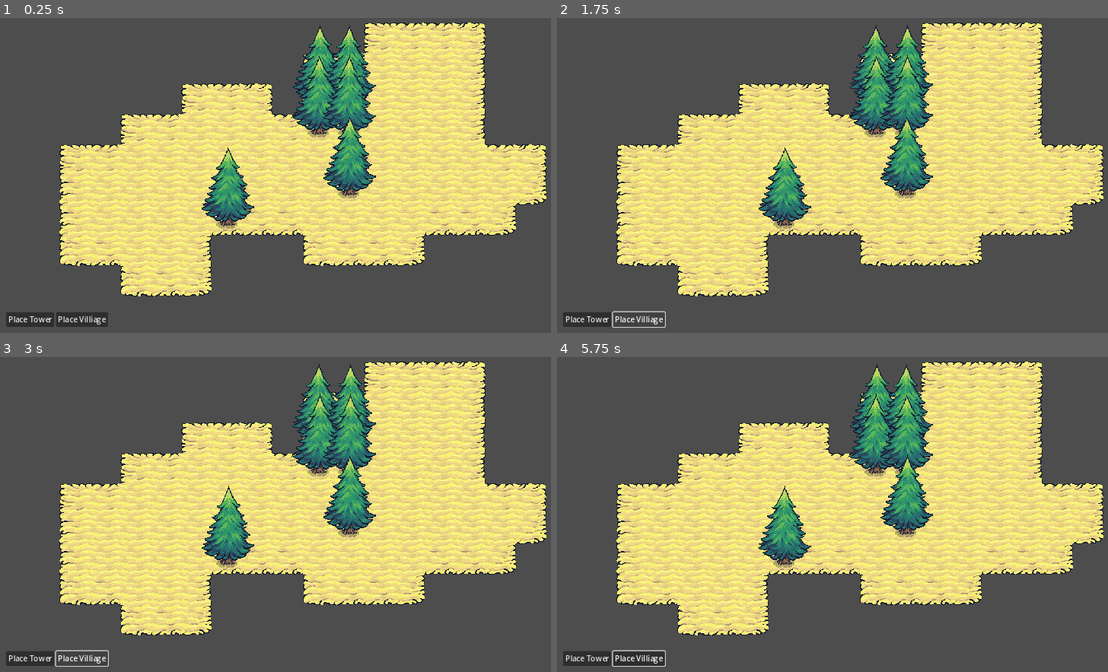
Above: before the commit, frames 1-4 (two rows, left to right).
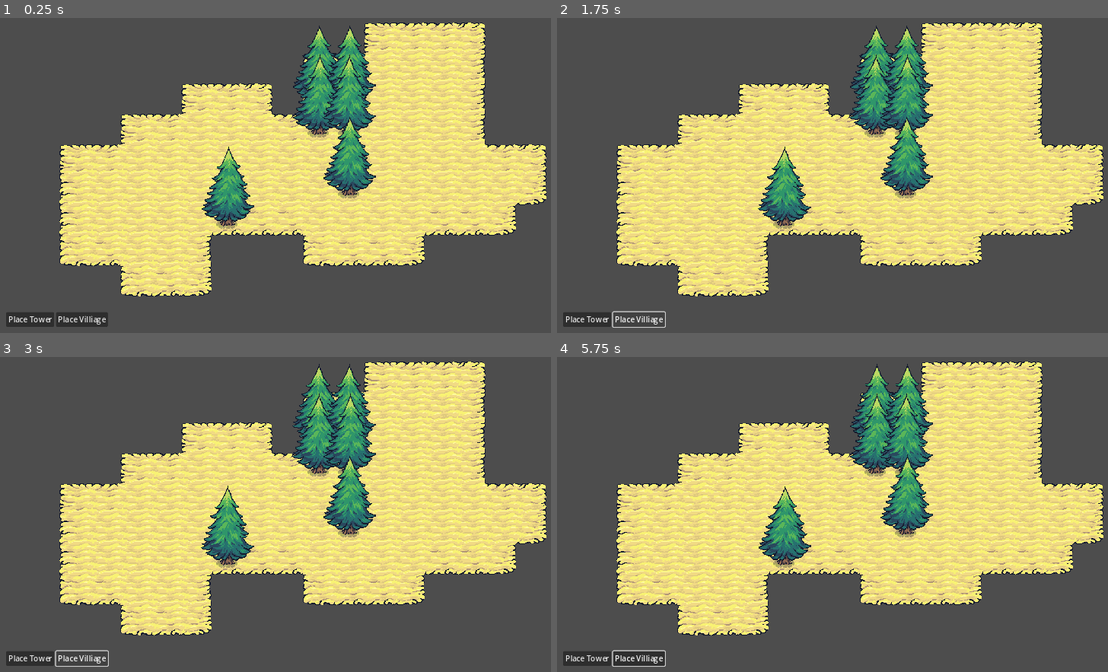
Above: after the commit, the same moments.

Repository: galaxy8691/learn_godot
Game: Godot game, scene res://scenes/main.tscn
Two runs of this game, one before a commit and one after it. Both use one fixed random seed, a clock stepped at 60 frames per second and the inputs below.
Inputs (mouse positions are in pixels of both pictures, inside the frame that each line leads up to):
- Up to frame 1 (0.25 s): no input
- Up to frame 2 (1.75 s): click "Place Tower" at 0.5 s; click "Place Villiage" at 1.25 s
- Up to frame 3 (3 s): click "Place Tower" at 2 s; click "Place Villiage" at 2.75 s
- Up to frame 4 (5.75 s): click "Place Tower" at 3.5 s; click "Place Villiage" at 4.25 s; move the mouse to (992, 486) at 5.02 s; press the mouse at (992, 486) at 5.03 s; right-click (992, 486) at 5.3 s

The runs differ from the first frame. In frame 1, 1.0% of the frame differs, in the area x 36-69%, y 2-65%; in frame 2, 1.2%; in frame 3, 1.3%; in frame 4, 1.5%.

Commit message:
can destroy building

Diff:
--- a/project.godot
+++ b/project.godot
@@ -38,6 +38,11 @@
 , Object(InputEventMouseButton,"resource_local_to_scene":false,"resource_name":"","device":-1,"window_id":0,"alt_presse …(244 unchanged characters)…
 ]
 }
+right_click={
+"deadzone": 0.5,
+"events": [Object(InputEventMouseButton,"resource_local_to_scene":false,"resource_name":"","device":-1,"window_id":0,"alt_pressed":false,"shift_pressed":false,"ctrl_pressed":false,"meta_pressed":false,"button_mask":0,"position":Vector2(0, 0),"global_position":Vector2(0, 0),"factor":1.0,"button_index":2,"canceled":false,"pressed":false,"double_click":false,"script":null)
+]
+}
 
 [rendering]
 
--- a/scenes/autoload/game_event.gd
+++ b/scenes/autoload/game_event.gd
@@ -1,7 +1,7 @@
 class_name GameEvent extends Node
 
 signal building_placed(building_compoent : BuildingComponent)
-
+signal building_destroyed(building_compoent : BuildingComponent)
 static var instance : GameEvent
 # Called when the node enters the scene tree for the first time.
 func _ready() -> void:
@@ -13,3 +13,6 @@
 
 static func emit_building_placed(building_component : BuildingComponent) -> void:
 	instance.building_placed.emit(building_component)
+
+static func emit_building_destroyed(building_component : BuildingComponent) -> void:
+	instance.building_destroyed.emit(building_component)
--- a/scenes/manager/building_manager.gd
+++ b/scenes/manager/building_manager.gd
@@ -59,16 +59,24 @@
 	resource_radius = builiding_component.resource_radius
 
 func _unhandled_input(event: InputEvent) -> void:
-	if cursor.visible && event.is_action_pressed("left_click") && hover_grid_position != Vector2i.MAX \
-	&& grid_manager.check_cell_is_in_buiding_area_and_not_occupied(hover_grid_position) && current_resource >= current_building_instance.get_node("BuildingComponent").resource_uasage:
-		current_resource -= current_building_instance.get_node("BuildingComponent").resource_uasage
-		place_building(current_building_instance)
-		current_resource += grid_manager.get_new_collected_resource_point()
-		current_building_instance = null
-		cursor.visible = false
-		current_state = State.Normal
-	if event.is_action_pressed("cancel"):
-		cancel_place_building()
+	if current_state == State.Building:
+		if event.is_action_pressed("left_click") && hover_grid_position != Vector2i.MAX \
+		&& grid_manager.check_cell_is_in_buiding_area_and_not_occupied(hover_grid_position) \
+		&& current_resource >= current_building_instance.get_node("BuildingComponent").resource_uasage:
+			current_resource -= current_building_instance.get_node("BuildingComponent").resource_uasage
+			place_building(current_building_instance)
+			current_resource += grid_manager.get_new_collected_resource_point()
+			current_building_instance = null
+			cursor.visible = false
+			current_state = State.Normal
+		if event.is_action_pressed("cancel"):
+			cancel_place_building()
+	if current_state == State.Normal:
+		if event.is_action_pressed("right_click"):
+			var building = get_building_at_position()
+			if building:
+				GameEvent.emit_building_destroyed(building.get_node("BuildingComponent"))
+				destroy_building(building)
 
 func place_building(building_instance):
 	building_instance.global_position = hover_grid_position * 64
@@ -105,6 +113,20 @@
 	current_state = State.Normal
 	cursor.visible = false
 	if current_building_instance != null:
+		grid_manager.remove_placed_building(current_building_instance.get_node("BuildingComponent"))
 		current_building_instance.queue_free()
 		current_building_instance = null
 		grid_manager.clear_highlight_tile_maplayer()
+
+func destroy_building(building):
+		var resource_point = building.get_node("BuildingComponent").resource_uasage
+		building.queue_free()
+		current_resource += resource_point
+		grid_manager.clear_highlight_tile_maplayer()
+
+func get_building_at_position():
+	var building_components = get_tree().get_nodes_in_group("building_component") as Array[BuildingComponent]
+	for building_component in building_components:
+		if building_component.get_grid_cell_position() == hover_grid_position:
+			return building_component.get_parent()
+	return null
--- a/scenes/manager/grid_manager.gd
+++ b/scenes/manager/grid_manager.gd
@@ -6,12 +6,14 @@
 @export var base_tile_maplayer : TileMapLayer
 
 var valid_buildable_cells = []
+var placed_buildings = []
 var highlight_expand_cells = []
 var tile_maplayers = []
 var collected_resource = []
 var new_collected_resource = []
 func _ready() -> void:
 	GameEvent.instance.building_placed.connect(_on_building_placed)
+	GameEvent.instance.building_destroyed.connect(_on_building_destroyed)
 	tile_maplayers = _setup_tile_maplayers(base_tile_maplayer)
 
 
@@ -50,6 +52,7 @@
 	return false
 
 func _update_collected_resource(buildable_compoent: BuildingComponent):
+
 	var root_cell = buildable_compoent.get_grid_cell_position()
 	for x in range(root_cell.x - buildable_compoent.resource_radius, root_cell.x + buildable_compoent.resource_radius + 1):
 		for y in range(root_cell.y - buildable_compoent.resource_radius, root_cell.y + buildable_compoent.resource_radius + 1):
@@ -70,14 +73,15 @@
 # 				continue
 # 			highlight_tile_maplayer.set_cell(Vector2i(x,y), 0,Vector2i(0,0))
 
-func _update_valid_buildable_cells(buildable_compoent: BuildingComponent):
-	#valid_buildable_cells.clear()
-	var root_cell = buildable_compoent.get_grid_cell_position()
-	for x in range(root_cell.x - buildable_compoent.buildable_radius, root_cell.x + buildable_compoent.buildable_radius + 1):
-		for y in range(root_cell.y - buildable_compoent.buildable_radius, root_cell.y + buildable_compoent.buildable_radius + 1):
-			if _check_cell_is_buildable_tile(Vector2i(x,y)) && !check_cell_is_in_buiding_area_and_not_occupied(Vector2i(x,y)):
-				valid_buildable_cells.append(Vector2i(x,y))
-				#highlight_tile_maplayer.set_cell(Vector2i(x,y), 0,Vector2i(0,0))
+func _update_valid_buildable_cells():
+	valid_buildable_cells.clear()
+	for building_component in placed_buildings:
+		var root_cell = building_component.get_grid_cell_position()
+		for x in range(root_cell.x - building_component.buildable_radius, root_cell.x + building_component.buildable_radius + 1):
+			for y in range(root_cell.y - building_component.buildable_radius, root_cell.y + building_component.buildable_radius + 1):
+				if _check_cell_is_buildable_tile(Vector2i(x,y)) && !check_cell_is_in_buiding_area_and_not_occupied(Vector2i(x,y)):
+					valid_buildable_cells.append(Vector2i(x,y))
+	_remove_building_from_building_area()
 
 func clear_highlight_tile_maplayer():
 	highlight_tile_maplayer.clear()
@@ -101,14 +105,23 @@
 
 
 func _remove_building_from_building_area():
-	var building_components = get_tree().get_nodes_in_group("building_component") as Array[BuildingComponent]
-	for building in building_components:
+	for building in placed_buildings:
 		valid_buildable_cells.remove_at(valid_buildable_cells.find(building.get_grid_cell_position()))
 
 func check_cell_is_in_buiding_area_and_not_occupied(cell : Vector2i):
 	return cell in valid_buildable_cells
 
 func _on_building_placed(building_component : BuildingComponent):
-	_update_valid_buildable_cells(building_component)
+	add_placed_building(building_component)
+	_update_valid_buildable_cells()
 	_update_collected_resource(building_component)
-	_remove_building_from_building_area()
+
+func _on_building_destroyed(building_component : BuildingComponent):
+	remove_placed_building(building_component)
+	_update_valid_buildable_cells()
+
+func remove_placed_building(building_component: BuildingComponent):
+	placed_buildings.remove_at(placed_buildings.find(building_component))
+
+func add_placed_building(building_component: BuildingComponent):
+	placed_buildings.append(building_component)
